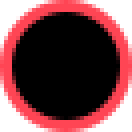
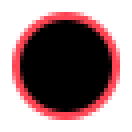
Revision of a layered 132 × 132 image; what changed, layer by layer:
painted on "Ellipse 2" over box(12, 12, 120, 120)
painted on "Ellipse 1" over box(0, 0, 132, 132)
